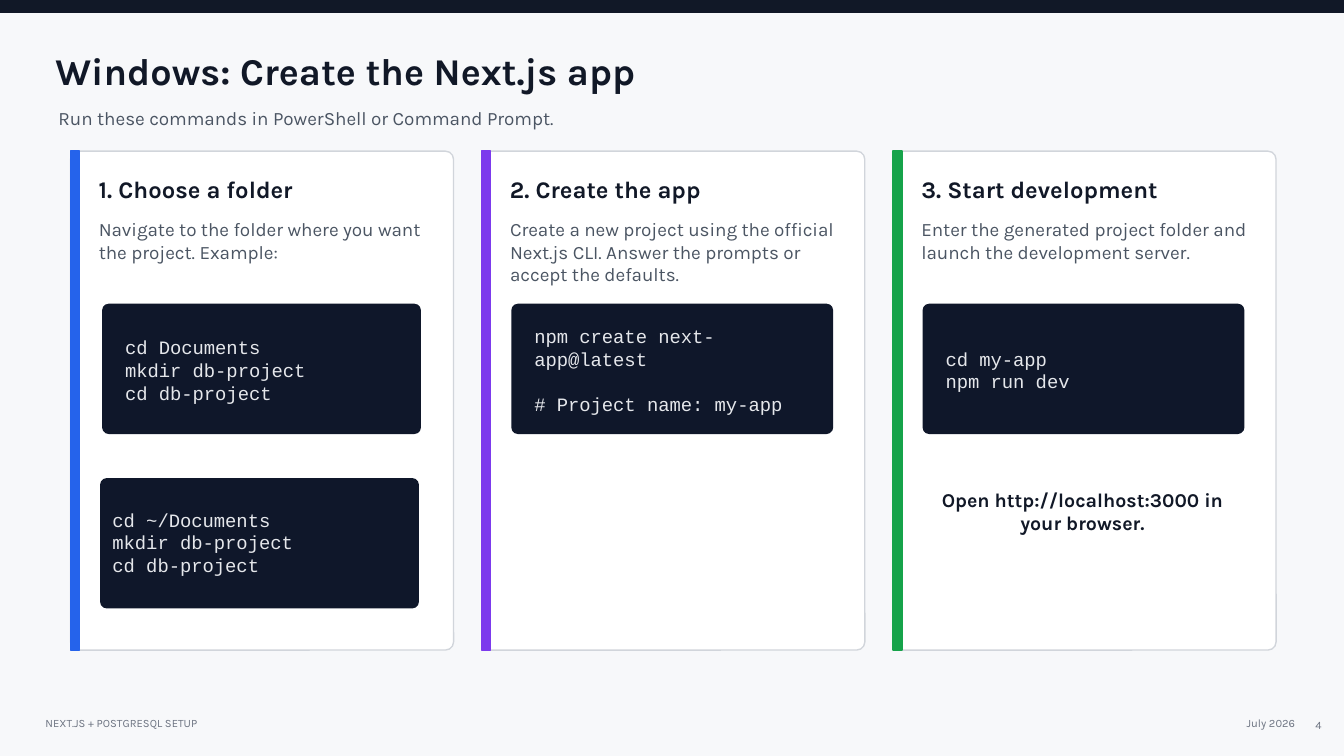
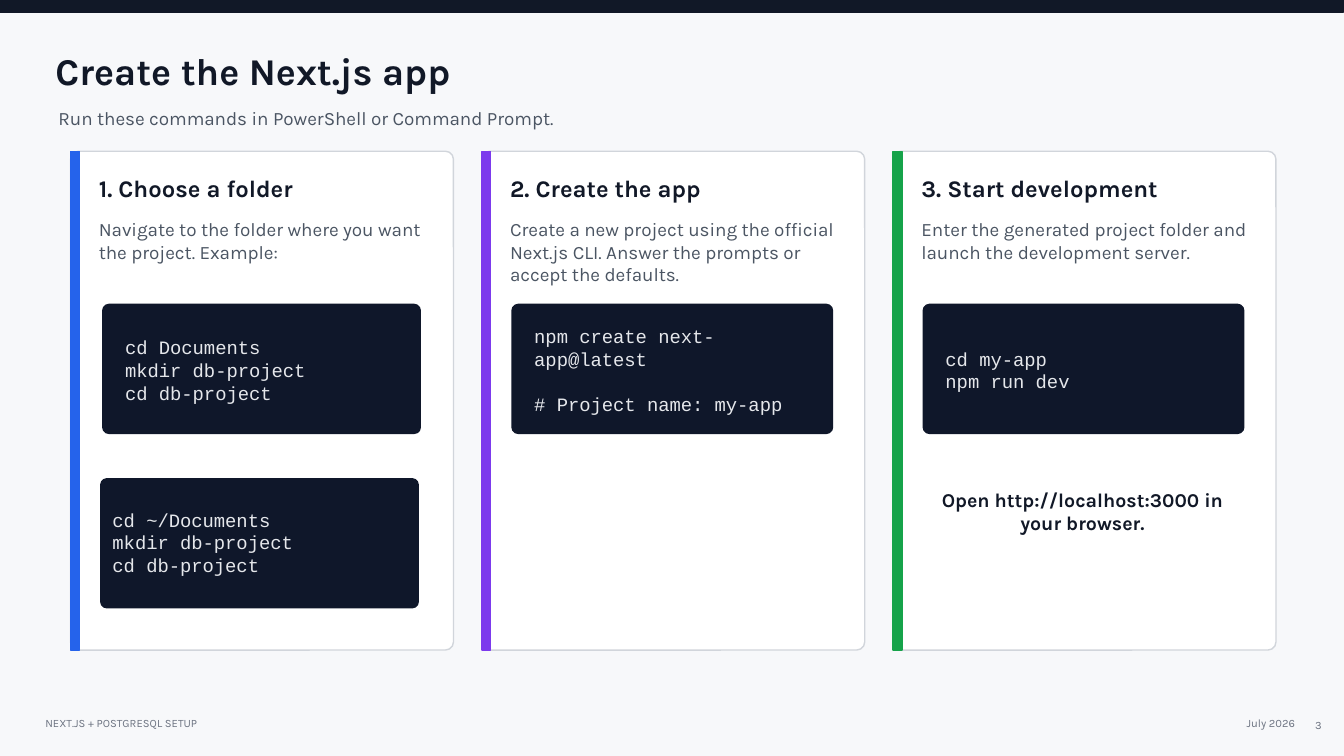
Before and after one commit to watswat5/DBToolTalk, a slide deck: slide 3 of nextjs_postgresql_setup_updated.pptx (slide 4 before the commit). Drawn at 1344x756 pixels with LibreOffice and Linux fonts; fonts in the diff are those of the drawing. Boxes give left, top, right and bottom in pixels: in the first picture for what was removed or moved away, otherwise in the second. Text is boxed around its words. In the diff, an @@ line names an element or a change of style, - is before the commit and + after.

```diff
--- a/nextjs_postgresql_setup_updated.pptx
+++ b/nextjs_postgresql_setup_updated.pptx
@@ text at (x1=55, y1=58, x2=450, y2=94): text changed @@
-Windows: Create the Next.js app
+Create the Next.js app
@@ page number at (x1=1315, y1=722, x2=1322, y2=729): text changed @@
-4
+3
```
Also in this commit, not shown: 2 other slides changed, 1 slide removed.
